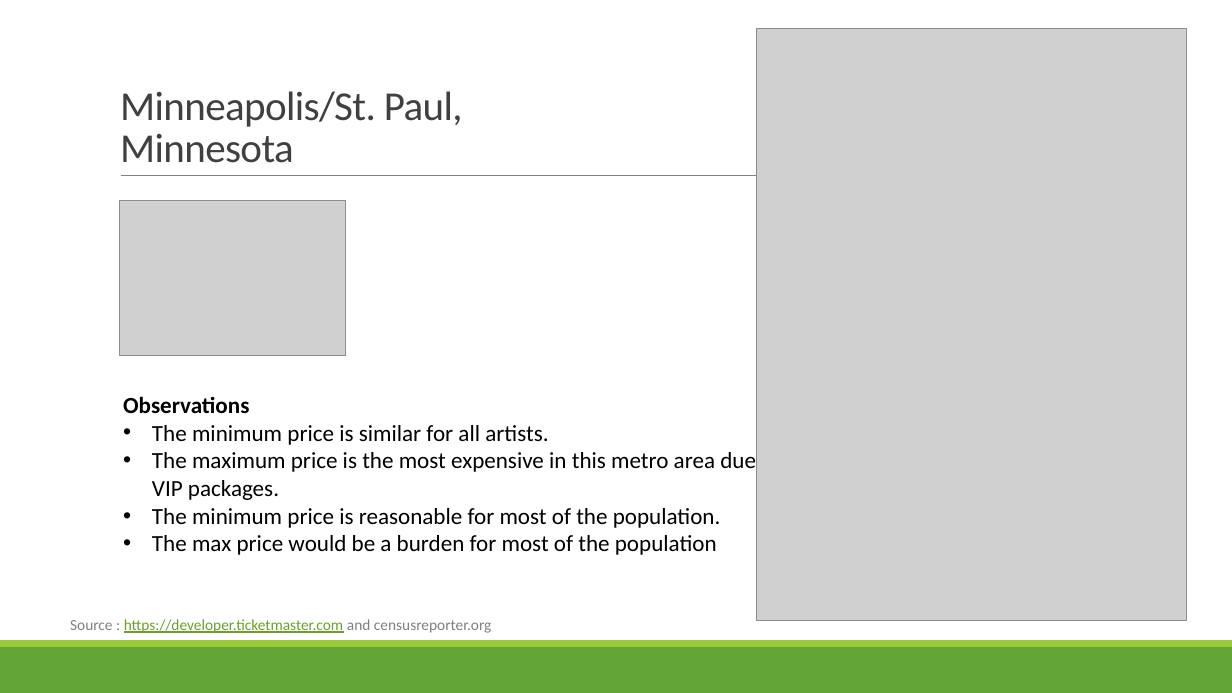
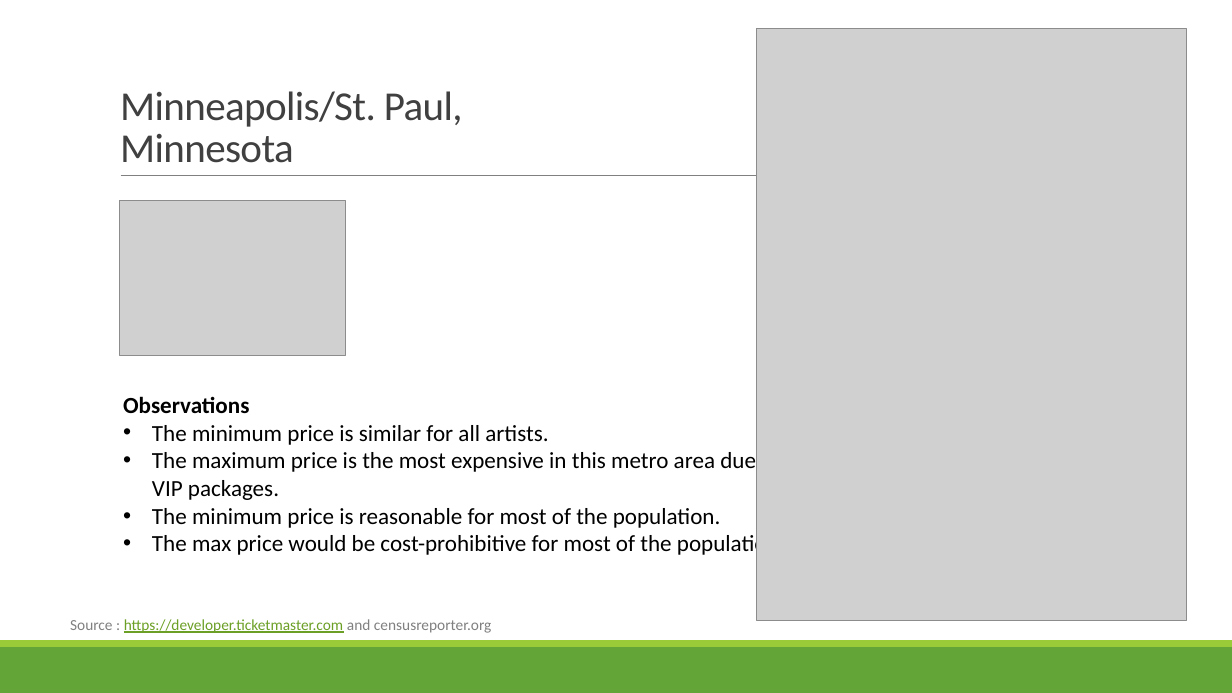
Before and after one commit to jodylarson310/module7-project, a slide deck: slide 19 of Support_Live_Music_Project1_Group4.pptx. Drawn at 1232x693 pixels with LibreOffice and Linux fonts; fonts in the diff are those of the drawing; grey boxes stand for pictures. Boxes give left, top, right and bottom in pixels: in the first picture for what was removed or moved away, otherwise in the second. Text is boxed around its words. In the diff, an @@ line names an element or a change of style, - is before the commit and + after.

```diff
--- a/Support_Live_Music_Project1_Group4.pptx
+++ b/Support_Live_Music_Project1_Group4.pptx
@@ text at box(152, 532, 779, 558): text changed @@
-• The max price would be a burden for most of the population
+• The max price would be cost-prohibitive for most of the population
```
Also in this commit, not shown: 11 other slides changed.
